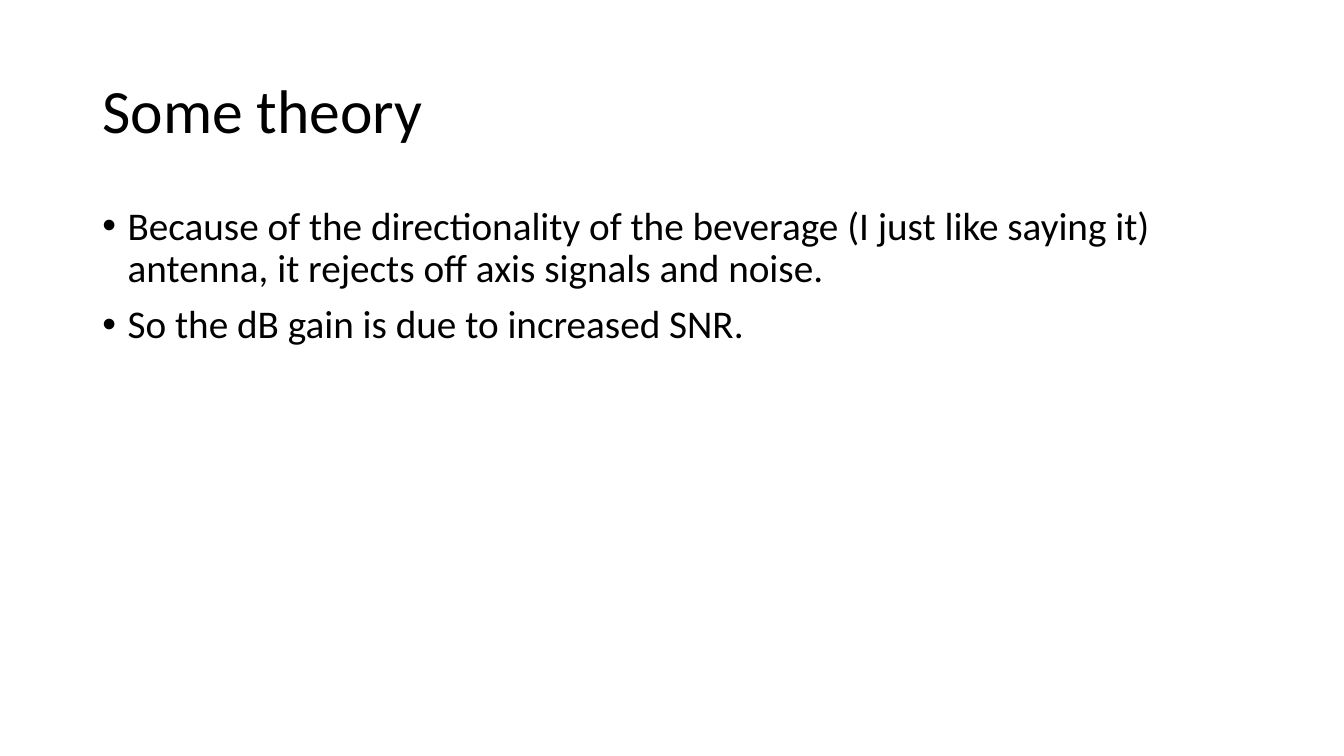
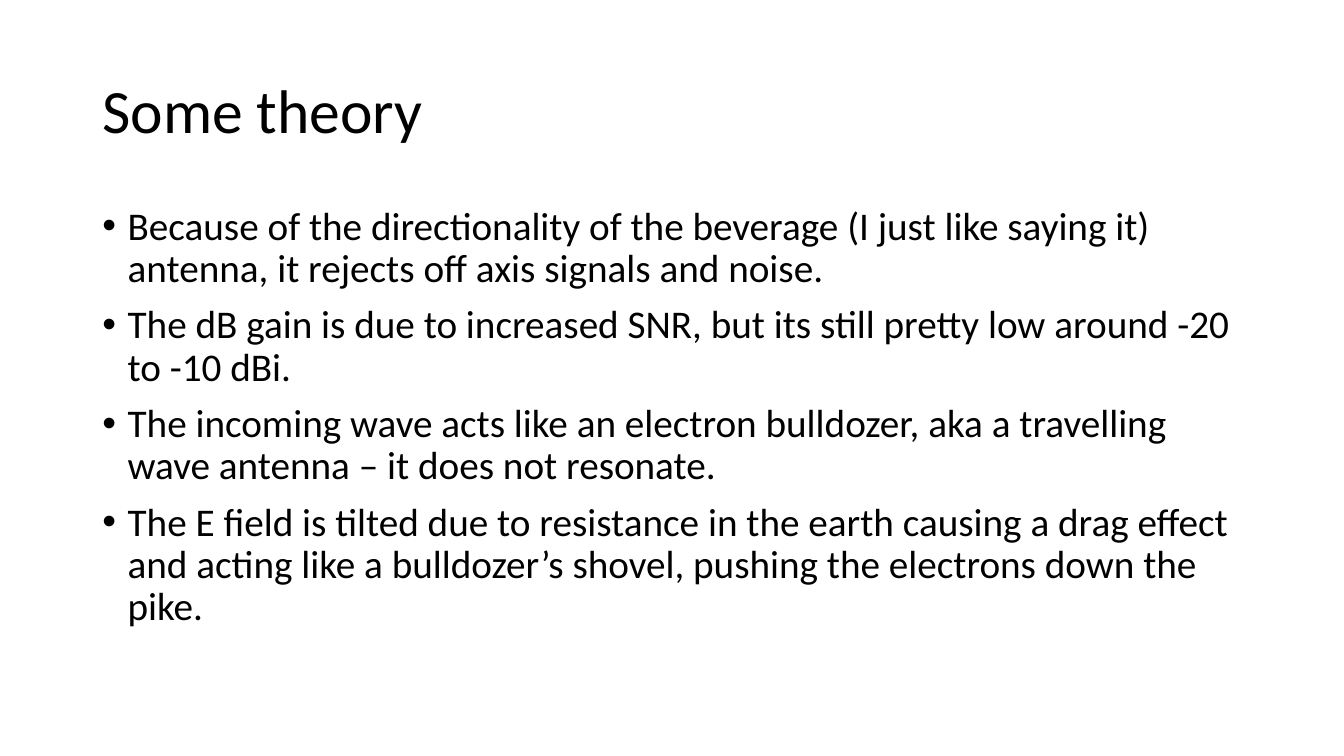
Before and after one commit to walrus7521/code, a slide deck: slide 7 of play/docs/my_bev.pptx. Drawn at 1344x756 pixels with LibreOffice and Linux fonts; fonts in the diff are those of the drawing. Boxes give left, top, right and bottom in pixels: in the first picture for what was removed or moved away, otherwise in the second. Text is boxed around its words. In the diff, an @@ line names an element or a change of style, - is before the commit and + after.

```diff
--- a/play/docs/my_bev.pptx
+++ b/play/docs/my_bev.pptx
@@ text at (128, 310, 1229, 627): text changed @@
-• So the dB gain is due to increased SNR.
+• The dB gain is due to increased SNR, but its still pretty low around -20 to -10 dBi.
+• The incoming wave acts like an electron bulldozer, aka a travelling wave antenna – it does not resonate.
+• The E field is tilted due to resistance in the earth causing a drag effect and acting like a bulldozer’s shovel, pushing the electrons down the pike.
```
Also in this commit, not shown: 2 other slides changed.
